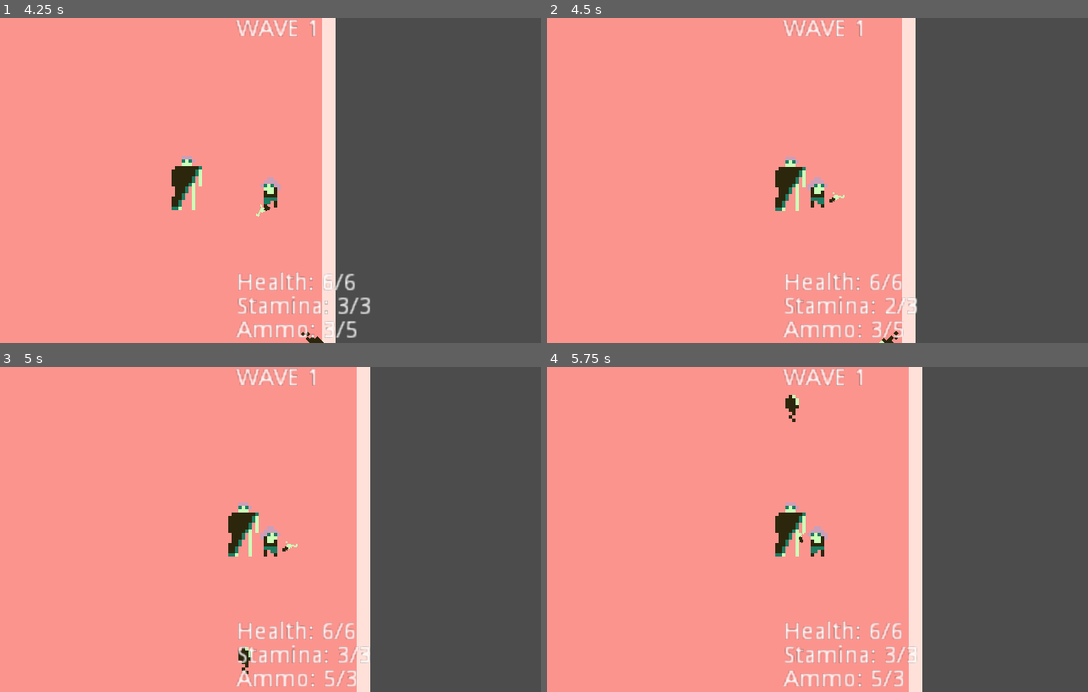
Above: before the commit, frames 1-4 (two rows, left to right).
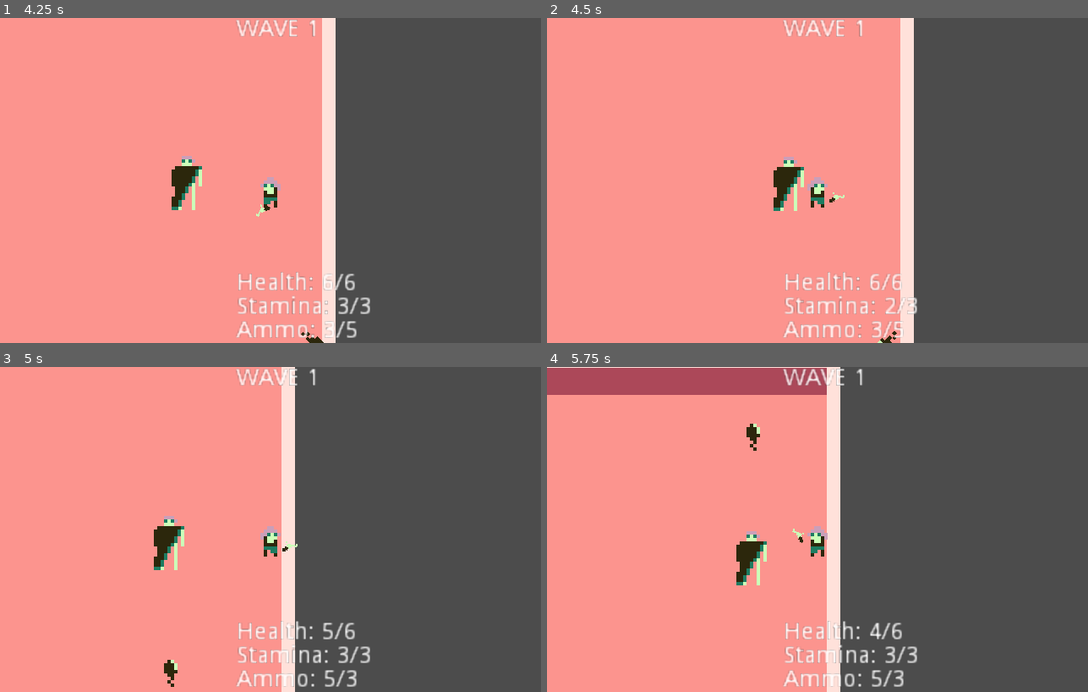
Above: after the commit, the same moments.

Repository: prezrenz/vampires-until-dawn
Game: Godot game, scene res://ui/MainMenu.tscn
Same seed, same stepped clock (60 frames per second), same inputs: the game is played once before the commit and once after it.
Inputs (mouse positions are in pixels of both pictures, inside the frame that each line leads up to):
- Up to frame 1 (4.25 s): click "PLAY" at 0.5 s; tap Enter at 1.25 s; move the mouse to (389, 164) at 1.27 s; hold D (move_right) 1.28-2.03 s; tap Space (dodge) at 1.35, 2.85 s; move the mouse to (162, 196) at 2.02 s; hold S (move_down) 2.03-2.78 s; click (162, 196) at 2.1 s; move the mouse to (324, 109) at 2.77 s; hold D (move_right) 2.78-3.53 s; move the mouse to (243, 245) at 3.52 s; hold W (move_up) from 3.53 s (still down); click (243, 245) at 3.6 s
- Up to frame 2 (4.5 s): move the mouse to (979, 229) at 4.27 s; release W (move_up) at 4.28 s; hold A (move_left) from 4.28 s (still down); tap Space (dodge) at 4.35 s
- Up to frame 3 (5 s): keep holding A (move_left); tap R (reload) at 4.9 s
- Up to frame 4 (5.75 s): keep holding A (move_left); move the mouse to (655, 480) at 5.02 s; click (655, 480) at 5.1 s

Frame 1 is identical in both runs. In frame 2, 0.9% of the frame differs, in the area x 41-69%, y 0-100%; in frame 3, 18%; in frame 4, 23%, in the area x 0-70%, y 0-100%.

Commit message:
fix collision boxes and change idle time to 0.1

Diff:
--- a/Ammo.tscn
+++ b/Ammo.tscn
@@ -7,8 +7,8 @@
 extents = Vector2( 8, 8 )
 
 [node name="Ammo" type="StaticBody2D"]
-collision_layer = 2
-collision_mask = 2
+collision_layer = 4
+collision_mask = 0
 script = ExtResource( 2 )
 
 [node name="Sprite" type="Sprite" parent="."]
--- a/Bat.tscn
+++ b/Bat.tscn
@@ -29,6 +29,7 @@
 
 [node name="Sprite" type="AnimatedSprite" parent="."]
 frames = SubResource( 3 )
+frame = 1
 playing = true
 
 [node name="WorldCollider" type="CollisionShape2D" parent="."]
--- a/Player.tscn
+++ b/Player.tscn
@@ -13,7 +13,7 @@
 extents = Vector2( 5, 3.5 )
 
 [sub_resource type="RectangleShape2D" id=2]
-extents = Vector2( 5, 8 )
+extents = Vector2( 7, 10 )
 
 [node name="Player" type="KinematicBody2D"]
 collision_layer = 2
@@ -27,7 +27,8 @@
 shape = SubResource( 1 )
 
 [node name="HitBox" type="Area2D" parent="."]
-collision_mask = 2
+collision_layer = 0
+collision_mask = 14
 
 [node name="CollisionShape2D" type="CollisionShape2D" parent="HitBox"]
 position = Vector2( 0, 7 )
--- a/Vampire.gd
+++ b/Vampire.gd
@@ -39,7 +39,7 @@
 	match current_state:
 		state.IDLE:
 			global_position = spawn_point.global_position
-			$StateTimer.wait_time = 1
+			$StateTimer.wait_time = 0.1
 		state.CHASE:
 			$StateTimer.wait_time = 15
 		state.SPAWN:
--- a/Vampire.tscn
+++ b/Vampire.tscn
@@ -7,7 +7,7 @@
 [ext_resource path="res://assets/sounds/hurt.wav" type="AudioStream" id=6]
 
 [sub_resource type="RectangleShape2D" id=1]
-extents = Vector2( 10, 12 )
+extents = Vector2( 11, 12.5 )
 
 [node name="Vampire" type="KinematicBody2D"]
 collision_layer = 2
@@ -17,7 +17,7 @@
 texture = ExtResource( 1 )
 
 [node name="WorldCollider" type="CollisionShape2D" parent="."]
-position = Vector2( 0, 4 )
+position = Vector2( 0, 4.5 )
 shape = SubResource( 1 )
 
 [node name="BatSpawner" parent="." instance=ExtResource( 3 )]
Not shown, changed: export_presets.cfg
